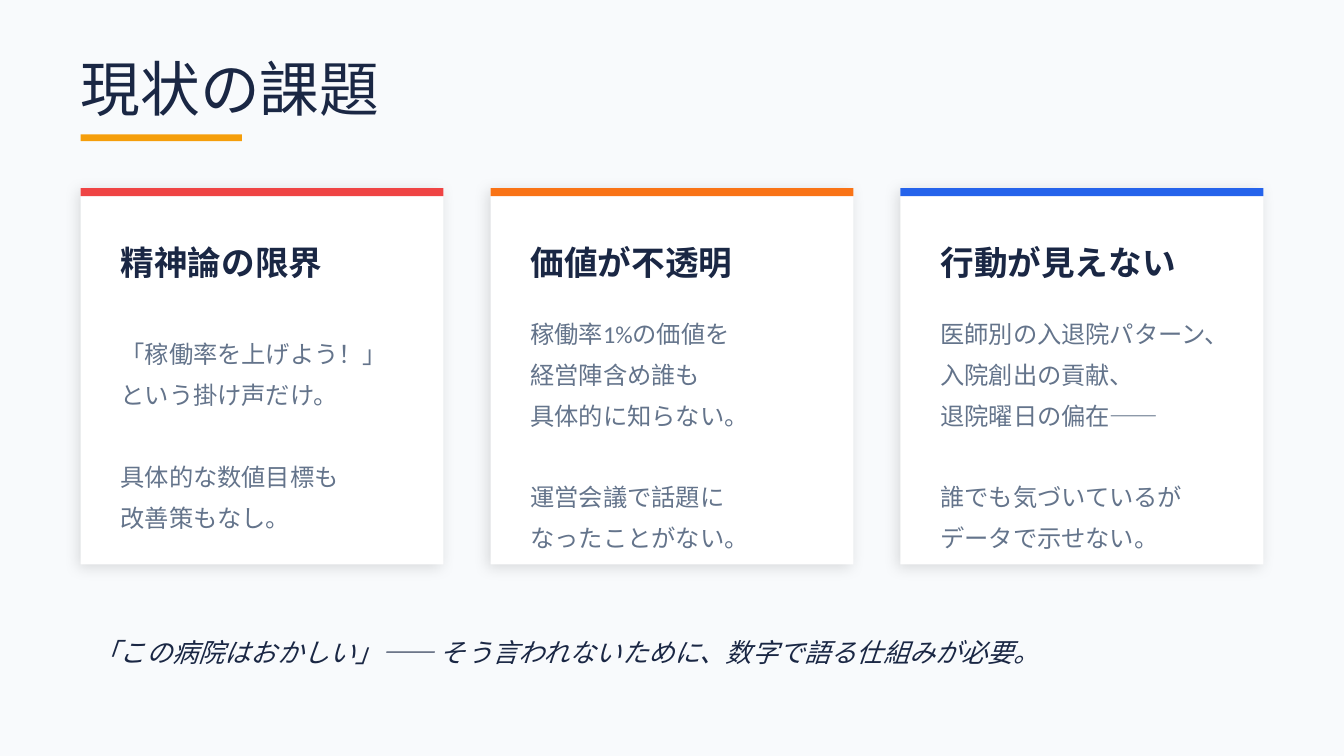
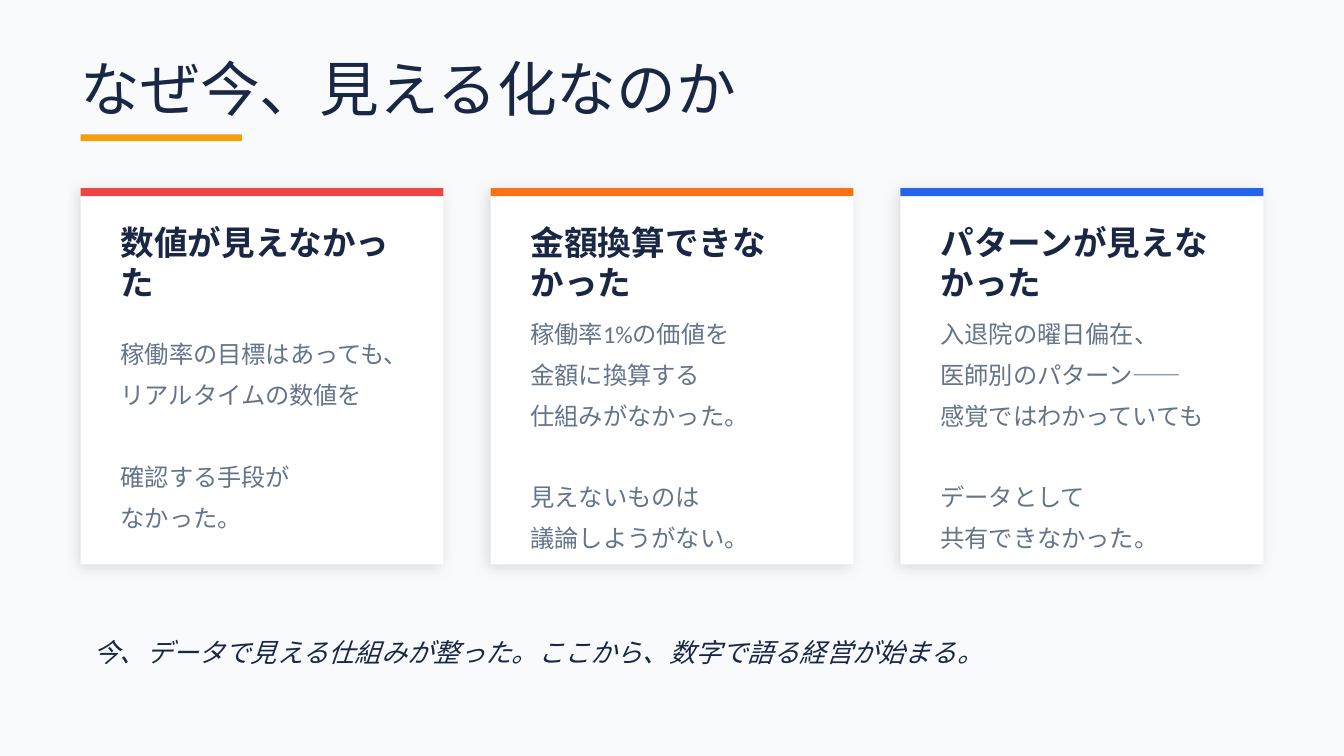
Before and after one commit to torukubota2023/bed-control-simulator, a slide deck: slide 2 of docs/admin/bed_control_evolution_presentation.pptx. Drawn at 1344x756 pixels with LibreOffice and Linux fonts; fonts in the diff are those of the drawing. Boxes give left, top, right and bottom in pixels: in the first picture for what was removed or moved away, otherwise in the second. Text is boxed around its words. In the diff, an @@ line names an element or a change of style, - is before the commit and + after.

```diff
--- a/docs/admin/bed_control_evolution_presentation.pptx
+++ b/docs/admin/bed_control_evolution_presentation.pptx
@@ text at <box>81,60,737,116</box>: text changed @@
-現状の課題
+なぜ今、見える化なのか
@@ text at <box>121,226,390,297</box>: text changed @@
-精神論の限界
+数値が見えなかった
@@ text at <box>531,226,766,297</box>: text changed @@
-価値が不透明
+金額換算できなかった
@@ text at <box>941,226,1208,297</box>: text changed @@
-行動が見えない
+パターンが見えなかった
@@ text at <box>941,322,1204,549</box>: text changed @@
-医師別の入退院パターン、
-入院創出の貢献、
-退院曜日の偏在——
-誰でも気づいているが
-データで示せない。
+入退院の曜日偏在、
+医師別のパターン——
+感覚ではわかっていても
+データとして
+共有できなかった。
@@ text at <box>121,342,408,529</box>: text changed @@
-「稼働率を上げよう！」
-という掛け声だけ。
-具体的な数値目標も
-改善策もなし。
+稼働率の目標はあっても、
+リアルタイムの数値を
+確認する手段が
+なかった。
@@ text at <box>531,363,749,549</box>: text changed @@
-経営陣含め誰も
-具体的に知らない。
-運営会議で話題に
-なったことがない。
+金額に換算する
+仕組みがなかった。
+見えないものは
+議論しようがない。
@@ text at <box>94,640,983,664</box>: text changed @@
-「この病院はおかしい」—— そう言われないために、数字で語る仕組みが必要。
+今、データで見える仕組みが整った。ここから、数字で語る経営が始まる。
```
Also in this commit, not shown: 10 other slides changed.
